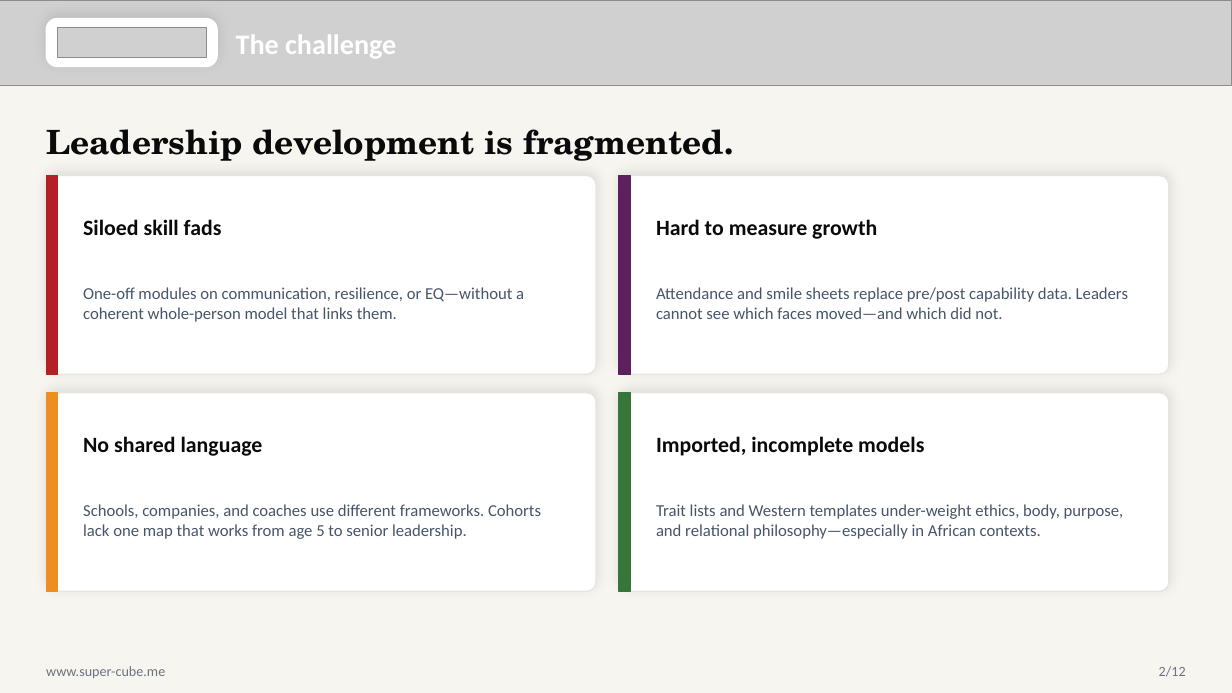
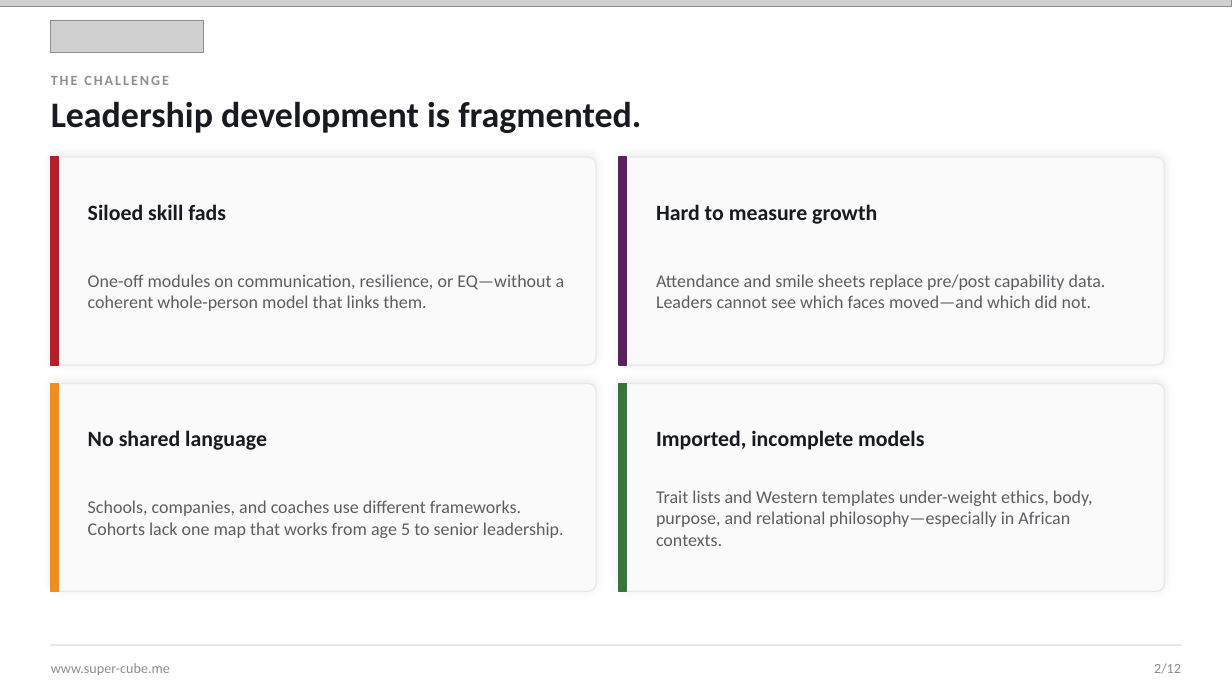
Before and after one commit to bigfivefoods/super-cube-website, a slide deck: slide 2 of public/downloads/super-cube-overview.pptx. Drawn at 1232x693 pixels with LibreOffice and Linux fonts; fonts in the diff are those of the drawing; grey boxes stand for pictures. Boxes give left, top, right and bottom in pixels: in the first picture for what was removed or moved away, otherwise in the second. Text is boxed around its words. In the diff, an @@ line names an element or a change of style, - is before the commit and + after.

Commit message:
Tesla light redesign for Super-Cube overview PPTX (transparent logo)

```diff
--- a/public/downloads/super-cube-overview.pptx
+++ b/public/downloads/super-cube-overview.pptx
@@ background #F7F5F0 to #FFFFFF @@
@@ picture removed at (0, 0, 1232, 85) @@
@@ picture added at (0, 0, 1232, 6) @@
@@ rounded rectangle removed at (46, 18, 217, 67) @@
@@ picture: place and size @@
-picture at (57, 28, 206, 57)
+picture at (51, 20, 203, 53)
@@ text at (51, 76, 168, 85): text changed; size 22 to 11 pt; text colour #FFFFFF to #8E8E8E @@
-The challenge
+THE CHALLENGE
@@ text "Leadership development is fragmented.": place and size @@
-text "Leadership development is fragmented." at (46, 129, 733, 161)
+text "Leadership development is fragmented." at (51, 101, 641, 133)
@@ text "Leadership development is fragmented." at (51, 101, 641, 133): size 26 to 28 pt, font TeX Gyre Schola to Calibri, text colour #0A0A0A to #171A20 @@
@@ rectangle: place and size @@
-rectangle at (46, 176, 57, 374)
+rectangle at (51, 157, 58, 365)
@@ rounded rectangle: place and size @@
-rounded rectangle at (46, 176, 596, 374)
+rounded rectangle at (51, 157, 596, 365)
@@ rectangle: place and size @@
-rectangle at (619, 176, 630, 374)
+rectangle at (619, 157, 627, 365)
@@ fill #FFFFFF to #FAFAFA; outline #E7E5E0 1 pt to #E8E8E8 1 pt; shadow changed; proportions changed in 4 elements at (51, 384, 596, 592), (619, 384, 1165, 592), (51, 157, 596, 365), (619, 157, 1165, 365) @@
@@ rounded rectangle: place and size @@
-rounded rectangle at (619, 176, 1169, 374)
+rounded rectangle at (619, 157, 1165, 365)
@@ text colour #0A0A0A to #171A20 in 4 elements at (656, 430, 924, 450), (88, 430, 267, 450), (656, 204, 877, 224), (88, 204, 226, 220) @@
@@ text "Siloed skill fads": place and size @@
-text "Siloed skill fads" at (83, 219, 222, 235)
+text "Siloed skill fads" at (88, 204, 226, 220)
@@ text "Hard to measure growth": place and size @@
-text "Hard to measure growth" at (656, 219, 877, 239)
+text "Hard to measure growth" at (656, 204, 877, 224)
@@ size 13 to 14 pt, text colour #475569 to #5C5E62 in 4 elements at (656, 490, 1093, 546), (88, 500, 564, 538), (656, 274, 1106, 308), (88, 274, 565, 311) @@
@@ text "One-off modules on communication, resilience, ...": place and size @@
-text "One-off modules on communication, resilience, ..." at (83, 287, 524, 322)
+text "One-off modules on communication, resilience, ..." at (88, 274, 565, 311)
@@ text "Attendance and smile sheets replace ...": place and size @@
-text "Attendance and smile sheets replace ..." at (656, 287, 1128, 319)
+text "Attendance and smile sheets replace ..." at (656, 274, 1106, 308)
@@ rectangle: place and size @@
-rectangle at (46, 393, 57, 592)
+rectangle at (51, 384, 58, 592)
@@ rounded rectangle: place and size @@
-rounded rectangle at (46, 393, 596, 592)
+rounded rectangle at (51, 384, 596, 592)
@@ rectangle: place and size @@
-rectangle at (619, 393, 630, 592)
+rectangle at (619, 384, 627, 592)
@@ rounded rectangle: place and size @@
-rounded rectangle at (619, 393, 1169, 592)
+rounded rectangle at (619, 384, 1165, 592)
@@ text "www.super-cube.me" at (51, 663, 170, 675): text colour #6B7280 to #8E8E8E @@
@@ rectangle added at (51, 645, 1181, 646), fill #E8E8E8, outline #E8E8E8 1 pt @@
@@ text "2/12" at (1154, 663, 1181, 674): text colour #6B7280 to #8E8E8E @@
```
Also in this commit, not shown: 11 other slides changed, 1 other file.
